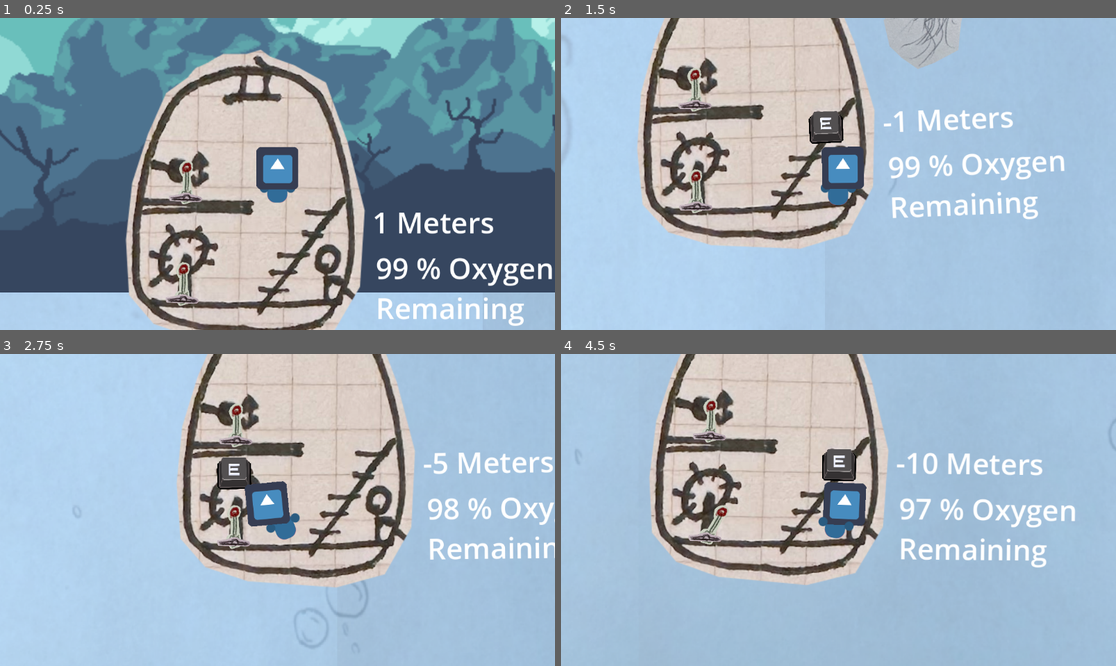
Above: before the commit, frames 1-4 (two rows, left to right).
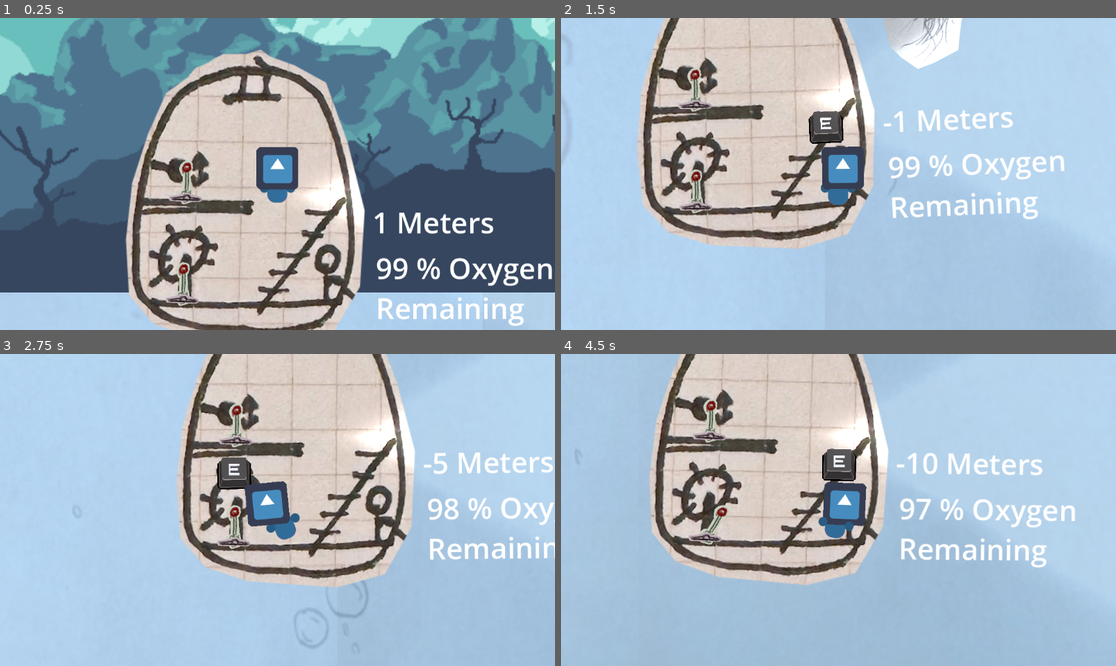
Above: after the commit, the same moments.

Repository: calzila/GGJ_2025
Game: Godot game, scene res://Overworld.tscn
Same seed, same stepped clock (60 frames per second), same inputs: the game is played once before the commit and once after it. The engine's default icon, where the game draws it, is replaced by a stand-in: a white triangle on a blue panel in a dark square.
Inputs:
- Up to frame 1 (0.25 s): no input
- Up to frame 2 (1.5 s): tap Enter (ui_accept) at 0.5, 0.77 s; hold D (move_right) from 0.53 s (still down); tap E (Grab) at 0.6, 1.35 s
- Up to frame 3 (2.75 s): tap Enter (ui_accept) at 1.52 s; release D (move_right) at 2.03 s; hold A (move_left) from 2.03 s (still down); tap E (Grab) at 2.1 s
- Up to frame 4 (4.5 s): release A (move_left) at 2.78 s; hold D (move_right) 2.78-4.28 s; tap E (Grab) at 2.85, 3.6, 4.35 s; tap Enter (ui_accept) at 3.02, 3.77 s; hold A (move_left) from 4.28 s (still down)

The runs differ from the first frame. In frame 1, 1.2% of the frame differs, in the area x 53-66%, y 46-69%; in frame 2, 2.6%, in the area x 44-73%, y 0-37%; in frame 3, 1.2%; in frame 4, 1.3%.
Error in both runs: Invalid assignment of property or key 'playerIsHolding' with value of type 'bool' on a base object of type 'Nil'. (res://grabber.gd:46)

Commit message:
Adding basic light to the sub

Diff:
--- a/TheSub.tscn
+++ b/TheSub.tscn
@@ -7,6 +7,7 @@
 [ext_resource type="Script" path="res://remaining_oxygen.gd" id="5_ayy7u"]
 [ext_resource type="PackedScene" uid="uid://fnjl6irw0r44" path="res://Lever.tscn" id="6_3th0t"]
 [ext_resource type="Texture2D" uid="uid://cbpymf5bvqtou" path="res://icon.svg" id="7_oj24b"]
+[ext_resource type="Texture2D" uid="uid://c74kgric7o0tk" path="res://Light.jpg" id="8_w06ea"]
 
 [sub_resource type="RectangleShape2D" id="RectangleShape2D_33m84"]
 size = Vector2(19.9159, 316.904)
@@ -129,4 +130,11 @@
 position = Vector2(-132, -2)
 rotation = 0.00491648
 
+[node name="PointLight2D" type="PointLight2D" parent="."]
+position = Vector2(0, -223)
+rotation = -1.5708
+scale = Vector2(5.53125, 5.875)
+texture = ExtResource("8_w06ea")
+offset = Vector2(0, 256)
+
 [connection signal="timeout" from="TimerFishSpawn" to="." method="_on_timer_fish_spawn_timeout"]
Binary file added: Light.jpg
Not shown, added: Light.jpg.import
Not shown: 1 places in TheSub.tscn that only renumber resources
